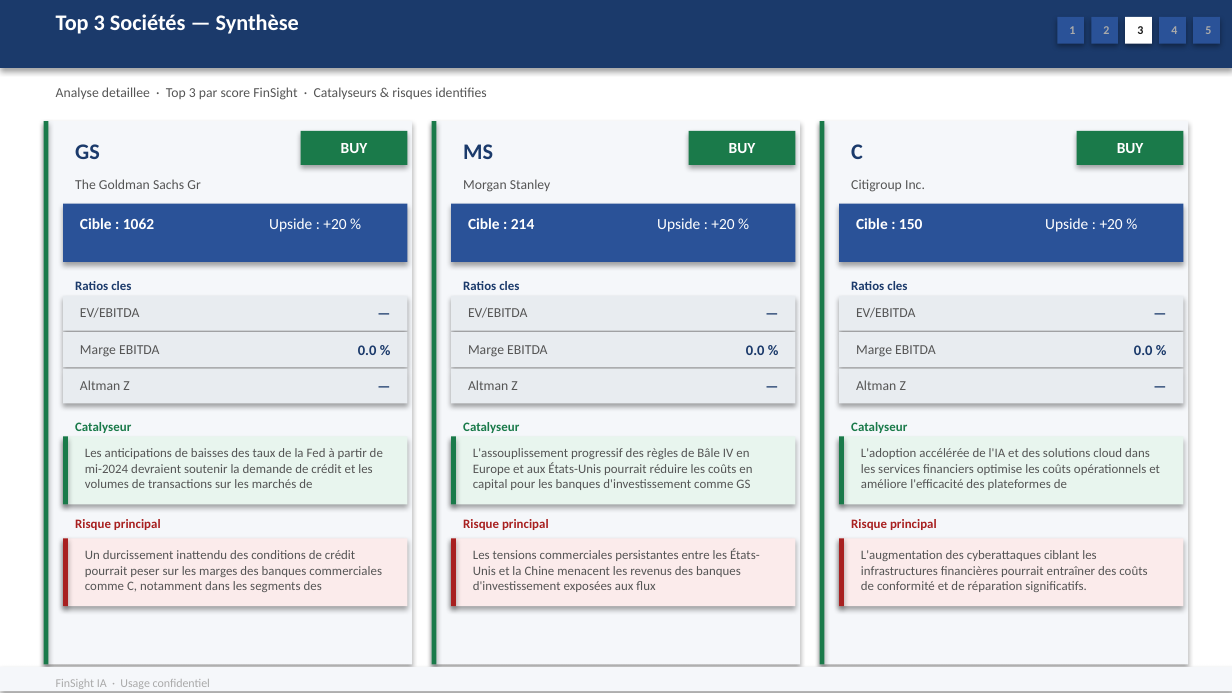
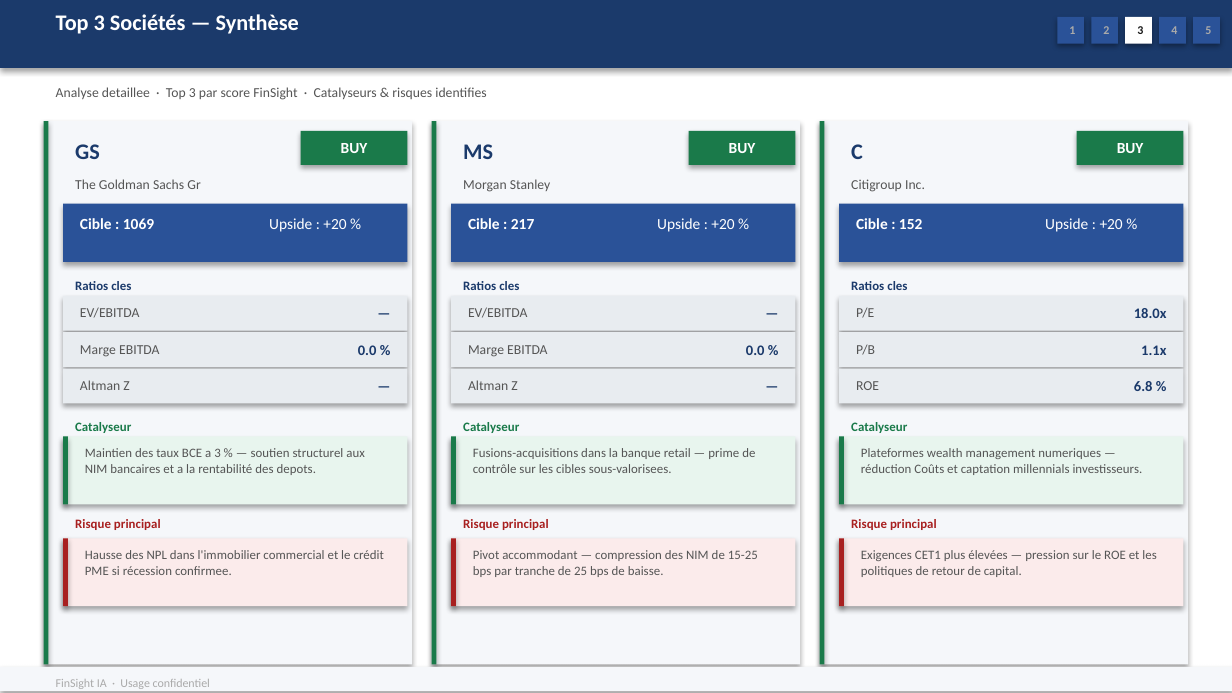
Before and after one commit to baptistejeh07-art/finsight-ia, a slide deck: slide 14 of preview/secteur_Financial_Services_S&P_500/secteur_Financial_Services_S&P_500.pptx. Drawn at 1232x693 pixels with LibreOffice and Linux fonts; fonts in the diff are those of the drawing. Boxes give left, top, right and bottom in pixels: in the first picture for what was removed or moved away, otherwise in the second. Text is boxed around its words. In the diff, an @@ line names an element or a change of style, - is before the commit and + after.

Commit message:
chore(preview): secteur_Financial_Services_S&P_500 outputs regeneres

```diff
--- a/preview/secteur_Financial_Services_S&P_500/secteur_Financial_Services_S&P_500.pptx
+++ b/preview/secteur_Financial_Services_S&P_500/secteur_Financial_Services_S&P_500.pptx
@@ text at box(80, 218, 154, 229): text changed @@
-Cible : 1062
+Cible : 1069
@@ text at box(468, 218, 534, 229): text changed @@
-Cible : 214
+Cible : 217
@@ text at box(856, 218, 922, 229): text changed @@
-Cible : 150
+Cible : 152
@@ text at box(856, 308, 874, 318): text changed @@
-EV/EBITDA
+P/E
@@ text at box(1134, 308, 1167, 318): text changed @@
-—
+18.0x
@@ text at box(856, 345, 875, 355): text changed @@
-Marge EBITDA
+P/B
@@ text at box(1141, 345, 1166, 355): text changed @@
-0.0 %
+1.1x
@@ text at box(856, 381, 879, 390): text changed @@
-Altman Z
+ROE
@@ text at box(1134, 381, 1153, 391): text changed @@
-—
+6.8 %
@@ text at box(85, 448, 365, 475): text changed @@
-Les anticipations de baisses des taux de la Fed à partir de mi-2024 devraient soutenir la demande de crédit et les volumes de transactions sur les marchés de
+Maintien des taux BCE a 3 % — soutien structurel aux NIM bancaires et a la rentabilité des depots.
@@ text at box(473, 448, 755, 473): text changed @@
-L'assouplissement progressif des règles de Bâle IV en Europe et aux États-Unis pourrait réduire les coûts en capital pour les banques d'investissement comme GS
+Fusions-acquisitions dans la banque retail — prime de contrôle sur les cibles sous-valorisees.
@@ text at box(861, 448, 1143, 475): text changed @@
-L'adoption accélérée de l'IA et des solutions cloud dans les services financiers optimise les coûts opérationnels et améliore l'efficacité des plateformes de
+Plateformes wealth management numeriques — réduction Coûts et captation millennials investisseurs.
@@ text at box(85, 550, 384, 575): text changed @@
-Un durcissement inattendu des conditions de crédit pourrait peser sur les marges des banques commerciales comme C, notamment dans les segments des
+Hausse des NPL dans l'immobilier commercial et le crédit PME si récession confirmee.
@@ text at box(473, 550, 758, 577): text changed @@
-Les tensions commerciales persistantes entre les États-Unis et la Chine menacent les revenus des banques d'investissement exposées aux flux
+Pivot accommodant — compression des NIM de 15-25 bps par tranche de 25 bps de baisse.
@@ text at box(861, 550, 1156, 577): text changed @@
-L'augmentation des cyberattaques ciblant les infrastructures financières pourrait entraîner des coûts de conformité et de réparation significatifs.
+Exigences CET1 plus élevées — pression sur le ROE et les politiques de retour de capital.
```
Also in this commit, not shown: 15 other slides changed, 2 other files.
